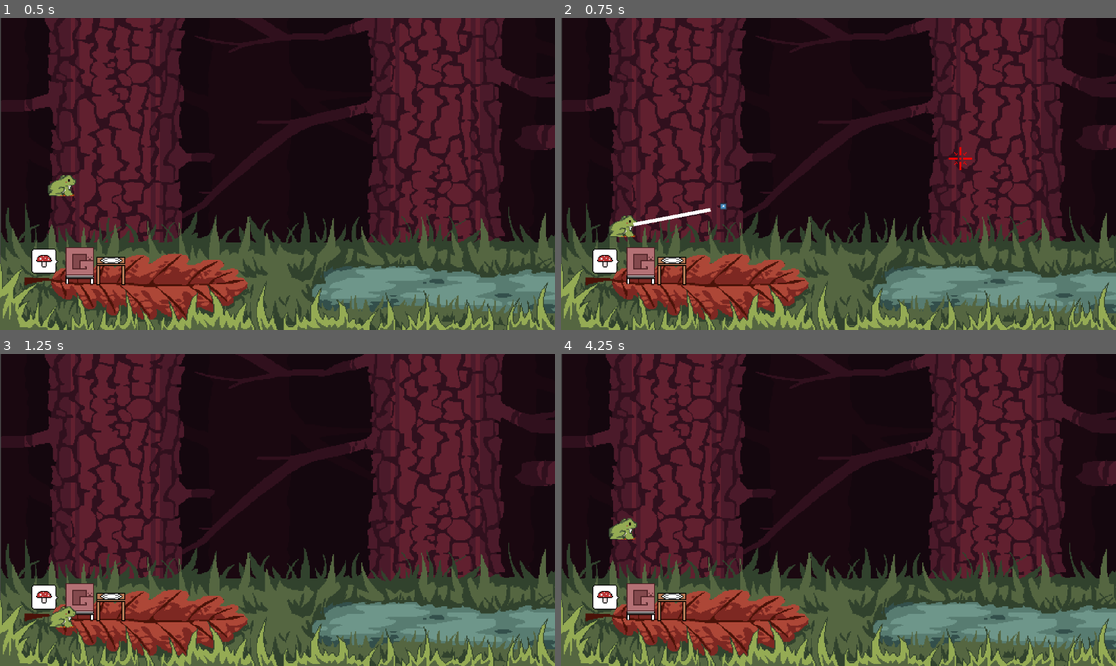
Above: before the commit, frames 1-4 (two rows, left to right).
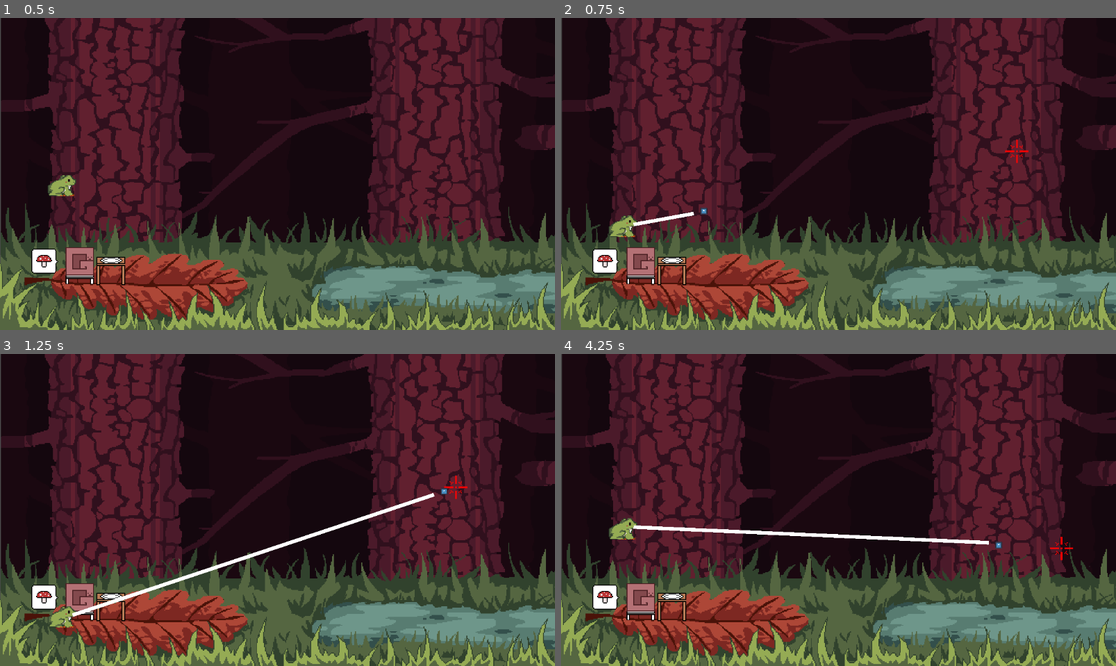
Above: after the commit, the same moments.

Repository: Brainthread/PondsideCafe
Game: Godot game, scene res://Scenes/Stages/café.tscn
Two runs of this game, one before a commit and one after it. Both use one fixed random seed, a clock stepped at 60 frames per second and the inputs below. The engine's default icon, where the game draws it, is replaced by a stand-in: a white triangle on a blue panel in a dark square.
Inputs (mouse positions are in pixels of both pictures, inside the frame that each line leads up to):
- Up to frame 1 (0.5 s): no input
- Up to frame 2 (0.75 s): move the mouse to (960, 158) at 0.52 s; click (960, 158) at 0.6 s
- Up to frame 3 (1.25 s): tap Space (jump) at 0.77 s
- Up to frame 4 (4.25 s): move the mouse to (727, 525) at 1.27 s; click (727, 525) at 1.35 s; tap Space (jump) at 1.52, 3.02, 3.77 s; move the mouse to (894, 441) at 2.02 s; click (894, 441) at 2.1 s; move the mouse to (810, 572) at 2.77 s; click (810, 572) at 2.85 s; move the mouse to (1005, 556) at 3.52 s; click (1005, 556) at 3.6 s

Frame 1 is identical in both runs. In frame 2, 0.3% of the frame differs, in the area x 13-85%, y 38-67%; in frame 3, 1.0%, in the area x 13-85%, y 38-85%; in frame 4, 0.9%.

Commit message:
Update frog

Diff:
--- a/Source/Scripts/Frog.gd
+++ b/Source/Scripts/Frog.gd
@@ -4,7 +4,7 @@
 @export var vertical_jump_force:int = 300
 @export var ground_check_distance:int = 10
 @export var full_mouse_distance:int = 20
-@export var tongue_speed:int = 900
+@export var tongue_speed:int = 600
 @export var frog_lick_force = 300
 @export var target_lick_type:int = 0
 @export var grapple_termination_threshold:int = 5
@@ -86,8 +86,11 @@
 		_lick(mouse_position)
 
 func _lick(mouse_position):
-	_reset_lick()
-	lick_target = mouse_position
+	if(licked_on):
+		_reset_lick()
+		return
+	var target_direction = (mouse_position - position).normalized()
+	lick_target = mouse_position + target_direction*64
 	lick_target_distance = (mouse_position - position).length()
 	licked_on = true
 
Not shown, added: Source/Sprites/animation/cricket.png.import
Not shown, added: Source/Sprites/animation/fly.png.import
Not shown, added: Source/Sprites/animation/frog.png.import
Not shown, added: Source/Sprites/animation/worm.png.import
